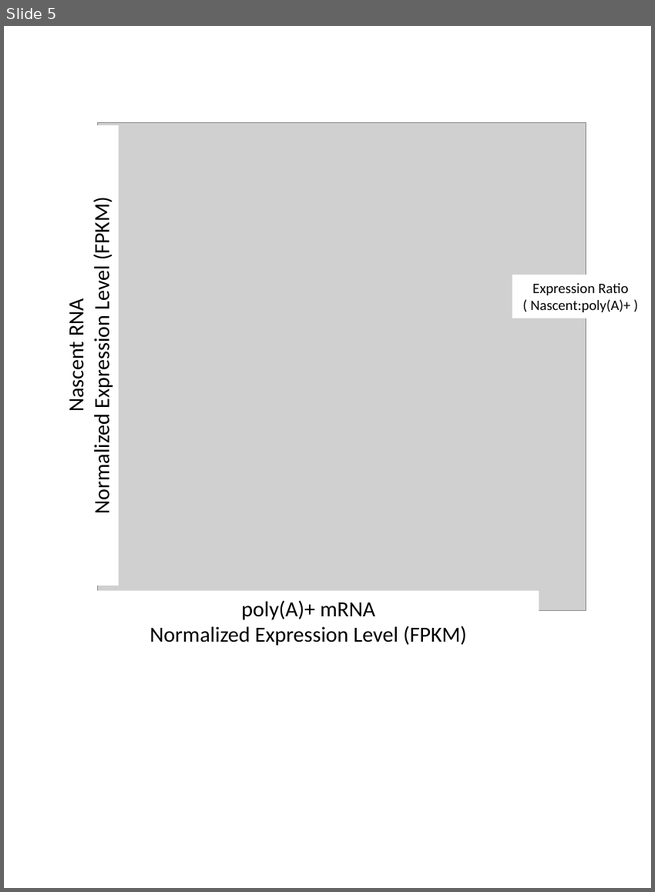
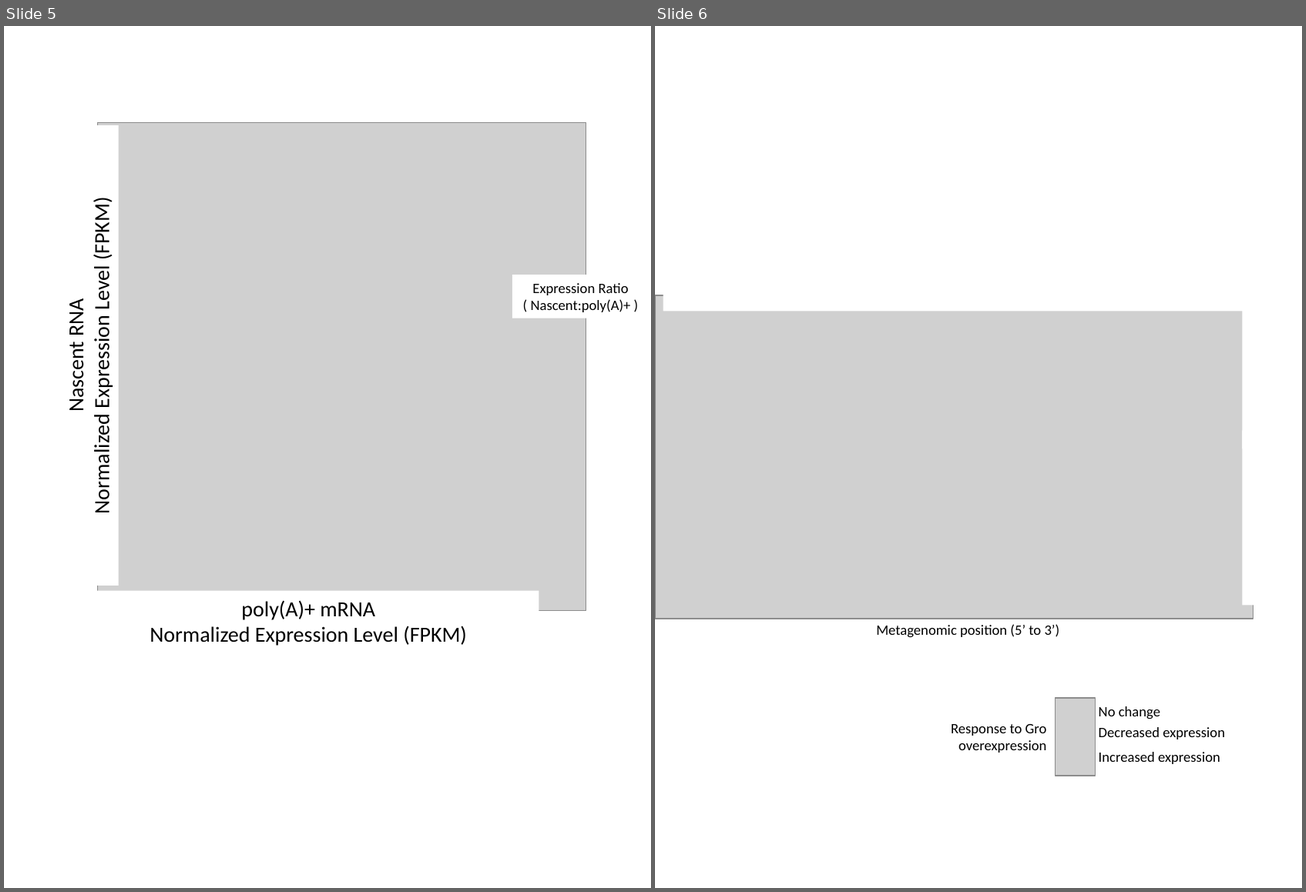
Before and after one commit to mdchambers/dissertation, a slide deck: ch3_nascent.figures/ch3_nascent.figures.pptx. Shown side by side, each under a label of ours: slide 5 before the commit, slides 5 and 6 after it. The pictures are 655x892 and 1306x892 pixels, drawn with LibreOffice and Linux fonts; fonts in the diff are those of the drawing; grey boxes stand for pictures. Boxes give left, top, right and bottom in pixels: in the first picture for what was removed or moved away, otherwise in the second. Text is boxed around its words. In the diff, an @@ line names an element or a change of style, - is before the commit and + after.

```diff
--- a/ch3_nascent.figures/ch3_nascent.figures.pptx
+++ b/ch3_nascent.figures/ch3_nascent.figures.pptx
@@ slide 6 added at (655,26,1302,888), background #FFFFFF @@
@@ picture added at (655,295,1253,618) @@
@@ rectangle added at (663,280,1275,312), fill #FFFFFF @@
@@ rectangle added at (1243,291,1257,606), fill #FFFFFF @@
@@ rectangle added at (1243,430,1301,449), fill #FFFFFF @@
@@ text added at (876,624,1060,638), 12 pt, text #000000 @@
+Metagenomic position (5’ to 3’)
@@ picture added at (1055,697,1095,775) @@
@@ text added at (1099,707,1160,720), 12 pt, text #000000 @@
+No change
@@ text added at (951,724,1047,753), 12 pt, text #000000 @@
+Response to Gro
+overexpression
@@ text added at (1099,727,1225,740), 12 pt, text #000000 @@
+Decreased expression
@@ text added at (1099,752,1220,764), 12 pt, text #000000 @@
+Increased expression
```
Also in this commit, not shown: 1 slide removed, 8 other files.
